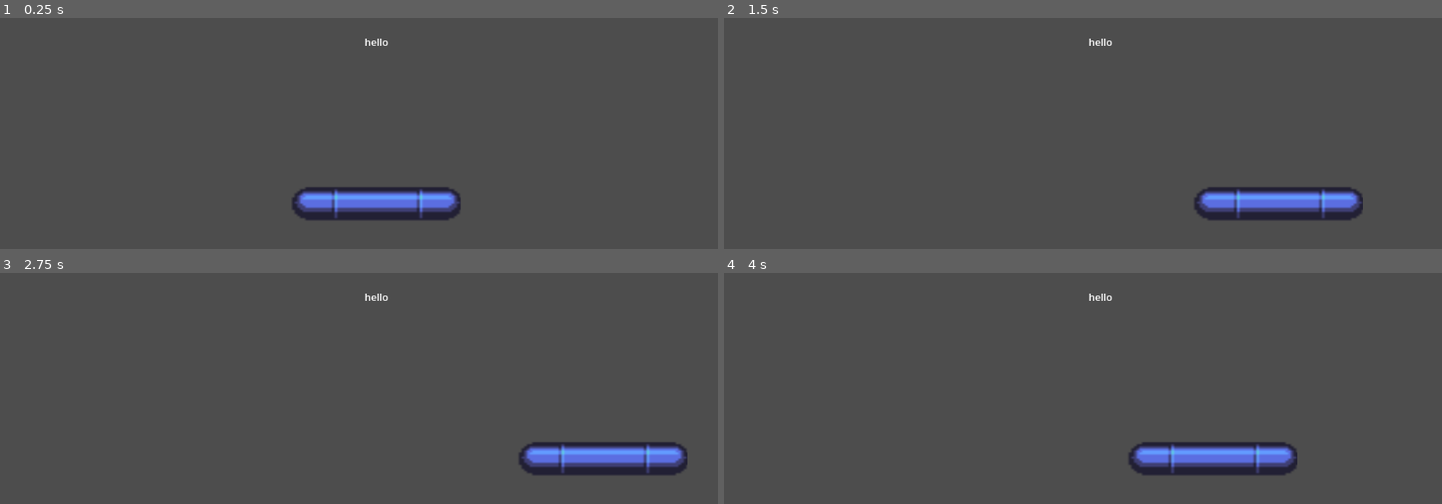
Above: before the commit, frames 1-4 (two rows, left to right).
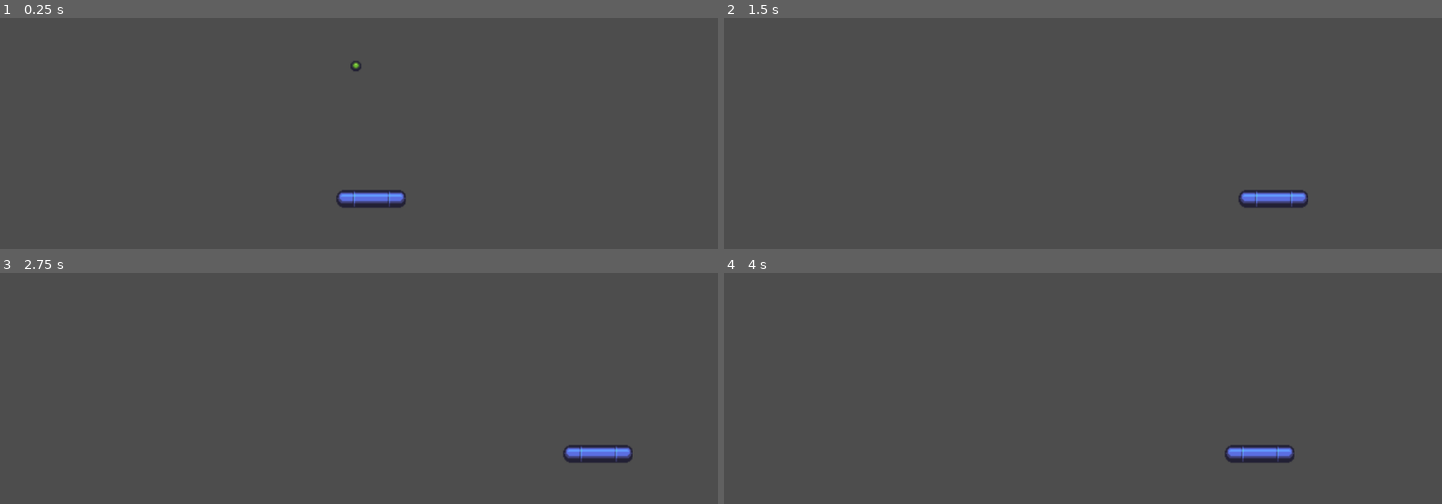
Above: after the commit, the same moments.

Repository: niriva/tp-casse-briques
Game: Godot game, scene res://main.tscn
Same seed, same stepped clock (60 frames per second), same inputs: the game is played once before the commit and once after it.
Inputs:
- Up to frame 1 (0.25 s): no input
- Up to frame 2 (1.5 s): tap Enter at 0.5 s; hold Right (p1_right) 0.53-1.28 s; hold Left (p1_left) from 1.28 s (still down)
- Up to frame 3 (2.75 s): release Left (p1_left) at 2.03 s; hold Right (p1_right) from 2.03 s (still down)
- Up to frame 4 (4 s): tap Space at 3.5 s; release Right (p1_right) at 3.53 s; hold Left (p1_left) from 3.53 s (still down)

The runs differ from the first frame. In frame 1, 3.1% of the frame differs, in the area x 40-65%, y 8-88%; in frame 2, 3.1%; in frame 3, 3.1%; in frame 4, 3.1%.

Commit message:
mon gars va falloir bosser ce we :,(

Diff:
--- /dev/null
+++ b/Fosse/fosse.tscn
@@ -0,0 +1,3 @@
+[gd_scene format=3 uid="uid://c2sj5br7nbyv0"]
+
+[node name="Fosse" type="Area2D" unique_id=1274684914]
--- a/Raquette/control_joueur.gd
+++ b/Raquette/control_joueur.gd
@@ -1,23 +1,22 @@
 extends Node
 @export var vitesse : float = 520.0
+@export var _largeur_raquette : float = 120
 
-func _physics_process(_delta: float) -> void:
-	var raquette := get_parent() as CharacterBody2D
-	var direction := 0.0
-	if Input.is_action_pressed("p1_left"):
-		direction -= 1.0
-	if Input.is_action_pressed("p1_right"):
-		direction += 1.0
-	raquette.velocity = Vector2(direction * vitesse, 0.0)
-	raquette.move_and_slide()
-	# Empêche de sortir de l'écran
-	var demi_largeur := 96.0
-	var collision := raquette.get_node_or_null("CollisionShape2D") as CollisionShape2D
-	if collision and collision.shape is RectangleShape2D:
-		demi_largeur = (collision.shape as RectangleShape2D).size.x * 0.5
-	var largeur := raquette.get_viewport_rect().size.x
-	raquette.global_position.x = clampf(raquette.global_position.x, demi_largeur, largeur - demi_largeur)
-	raquette.velocity.y = 0.0
+
+@onready var screen_size = get_viewport().get_visible_rect().size
+@onready var raquette : CharacterBody2D = get_parent()
+
+func _physics_process(delta: float) -> void:
+	var direction = Vector2.ZERO
+	if Input.is_action_pressed("p1_left") :
+		direction.x -=1
+	if Input.is_action_pressed("p1_right") :
+		direction.x +=1
+
+	var _limite_gauche = _largeur_raquette / 2
+	var _limite_droite = screen_size.x - _largeur_raquette / 2
+	raquette.position.x += direction.x * vitesse * delta
+	raquette.position.x = clamp(raquette.position.x, _limite_gauche, _limite_droite)
 
 # Called when the node enters the scene tree for the first time.
 func _ready() -> void:
--- a/Raquette/raquette.tscn
+++ b/Raquette/raquette.tscn
@@ -3,18 +3,20 @@
 [ext_resource type="Texture2D" uid="uid://cby4cb1jp2170" path="res://Raquette/skin_raquette_a.tres" id="1_awm8m"]
 [ext_resource type="Script" uid="uid://b05eki3uqvs52" path="res://Raquette/control_joueur.gd" id="2_kevw6"]
 
-[sub_resource type="RectangleShape2D" id="RectangleShape2D_f420a"]
-size = Vector2(268.5, 52)
+[sub_resource type="RectangleShape2D" id="RectangleShape2D_kevw6"]
+size = Vector2(108, 28)
 
 [node name="Raquette" type="CharacterBody2D" unique_id=111587862]
 motion_mode = 1
 
 [node name="Sprite2D" type="Sprite2D" parent="." unique_id=421277759]
-scale = Vector2(4.2656245, 3.3235295)
+position = Vector2(1.0000153, 5)
+scale = Vector2(1.7578124, 1.7794118)
 texture = ExtResource("1_awm8m")
 
 [node name="ControlJoueur" type="Node" parent="." unique_id=967941869]
 script = ExtResource("2_kevw6")
 
 [node name="CollisionShape2D" type="CollisionShape2D" parent="." unique_id=1099701746]
-shape = SubResource("RectangleShape2D_f420a")
+position = Vector2(-1, 4)
+shape = SubResource("RectangleShape2D_kevw6")
--- /dev/null
+++ b/balle/balle.tscn
@@ -0,0 +1,26 @@
+[gd_scene format=3 uid="uid://cwh0qvo2erufn"]
+
+[ext_resource type="Script" uid="uid://bfvnys7y67kk2" path="res://balle/balle_rebondissement.gd" id="1_50dfo"]
+[ext_resource type="Texture2D" uid="uid://dx2ej6nfy5j2f" path="res://balle/skin_balle.tres" id="1_eobpy"]
+
+[sub_resource type="PhysicsMaterial" id="PhysicsMaterial_eobpy"]
+friction = 0.0
+bounce = 1.0
+
+[sub_resource type="CircleShape2D" id="CircleShape2D_50dfo"]
+
+[node name="Balle" type="RigidBody2D" unique_id=1912709026]
+physics_material_override = SubResource("PhysicsMaterial_eobpy")
+gravity_scale = 0.0
+
+[node name="Sprite2D" type="Sprite2D" parent="." unique_id=219235937]
+position = Vector2(-1.9999924, 1.25)
+scale = Vector2(2.2499998, 2.0555556)
+texture = ExtResource("1_eobpy")
+
+[node name="CollisionShape2D" type="CollisionShape2D" parent="." unique_id=1149105549]
+position = Vector2(-2, 1.25)
+shape = SubResource("CircleShape2D_50dfo")
+
+[node name="balle_rebondissement" type="Node" parent="." unique_id=1860621368]
+script = ExtResource("1_50dfo")
--- /dev/null
+++ b/balle/balle_rebondissement.gd
@@ -0,0 +1,7 @@
+extends Node
+@export var vitesse = 300
+
+
+func _ready() -> void:
+	var parent = get_parent()
+	parent.linear_velocity = Vector2(0, 1) * vitesse
--- /dev/null
+++ b/balle/skin_balle.tres
@@ -0,0 +1,7 @@
+[gd_resource type="AtlasTexture" format=3 uid="uid://dx2ej6nfy5j2f"]
+
+[ext_resource type="Texture2D" uid="uid://dgubbj861h4no" path="res://assets/sprite/breakout_pieces.png" id="1_sxuq2"]
+
+[resource]
+atlas = ExtResource("1_sxuq2")
+region = Rect2(56.972702, 135.50919, 8.389908, 9.17038)
--- a/main.tscn
+++ b/main.tscn
@@ -1,15 +1,55 @@
 [gd_scene format=3 uid="uid://do5gsbjv7ugl7"]
 
 [ext_resource type="PackedScene" uid="uid://b8gdrejq8m5an" path="res://Raquette/raquette.tscn" id="1_ig7tw"]
+[ext_resource type="PackedScene" uid="uid://cwh0qvo2erufn" path="res://balle/balle.tscn" id="2_0xm2m"]
+[ext_resource type="PackedScene" uid="uid://c2sj5br7nbyv0" path="res://Fosse/fosse.tscn" id="3_h2yge"]
+
+[sub_resource type="PhysicsMaterial" id="PhysicsMaterial_0xm2m"]
+friction = 0.0
+bounce = 1.0
+
+[sub_resource type="RectangleShape2D" id="RectangleShape2D_0xm2m"]
+size = Vector2(1169, 24)
+
+[sub_resource type="RectangleShape2D" id="RectangleShape2D_h2yge"]
+size = Vector2(48, 659)
+
+[sub_resource type="RectangleShape2D" id="RectangleShape2D_1bvp3"]
+size = Vector2(58, 654)
+
+[sub_resource type="RectangleShape2D" id="RectangleShape2D_lquwl"]
+size = Vector2(1220, 50)
 
 [node name="Node2D" type="Node2D" unique_id=1752684578]
 
-[node name="Label" type="Label" parent="." unique_id=805842172]
-offset_left = 585.0
-offset_top = 304.0
-offset_right = 625.0
-offset_bottom = 327.0
-text = "hello"
+[node name="Raquette" parent="." unique_id=111587862 instance=ExtResource("1_ig7tw")]
+position = Vector2(594, 563)
 
-[node name="Raquette" parent="." unique_id=111587862 instance=ExtResource("1_ig7tw")]
-position = Vector2(603, 576)
+[node name="Balle2" parent="." unique_id=1912709026 instance=ExtResource("2_0xm2m")]
+position = Vector2(573, 284)
+physics_material_override = SubResource("PhysicsMaterial_0xm2m")
+contact_monitor = true
+
+[node name="Mur du haut" type="StaticBody2D" parent="." unique_id=544858524]
+
+[node name="CollisionShape2D" type="CollisionShape2D" parent="Mur du haut" unique_id=564054901]
+position = Vector2(574.5, 2)
+shape = SubResource("RectangleShape2D_0xm2m")
+
+[node name="Mur de gauche" type="StaticBody2D" parent="." unique_id=528261650]
+
+[node name="CollisionShape2D" type="CollisionShape2D" parent="Mur de gauche" unique_id=71393178]
+position = Vector2(-23, 319.5)
+shape = SubResource("RectangleShape2D_h2yge")
+
+[node name="Mur de droite" type="StaticBody2D" parent="." unique_id=1470349062]
+
+[node name="CollisionShape2D" type="CollisionShape2D" parent="Mur de droite" unique_id=27652163]
+position = Vector2(1180, 317)
+shape = SubResource("RectangleShape2D_1bvp3")
+
+[node name="Fosse" parent="." unique_id=1274684914 instance=ExtResource("3_h2yge")]
+
+[node name="CollisionShape2D" type="CollisionShape2D" parent="Fosse" unique_id=171640587]
+position = Vector2(600, 675)
+shape = SubResource("RectangleShape2D_lquwl")
Not shown, added: balle/balle_rebondissement.gd.uid
